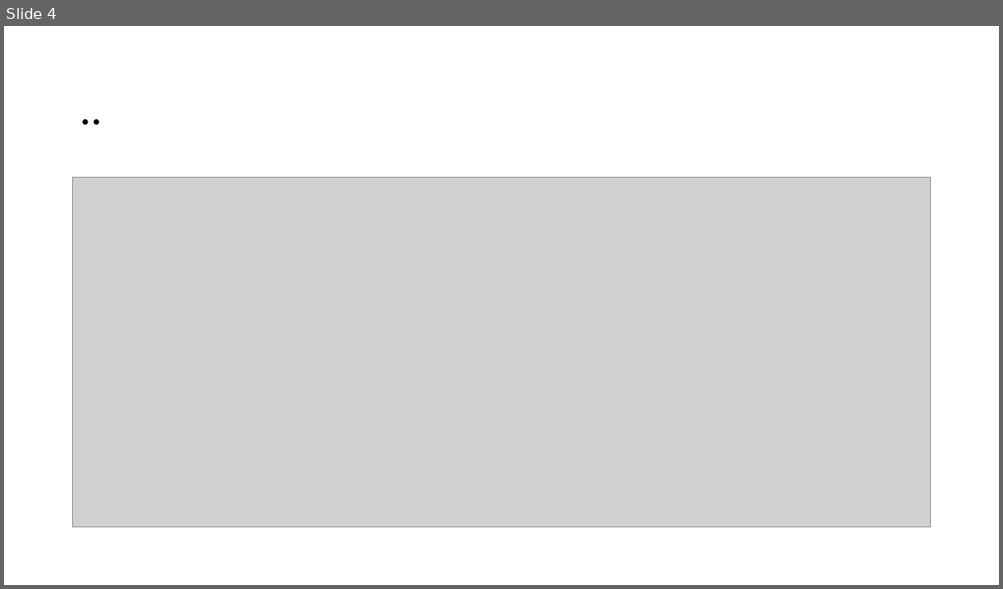
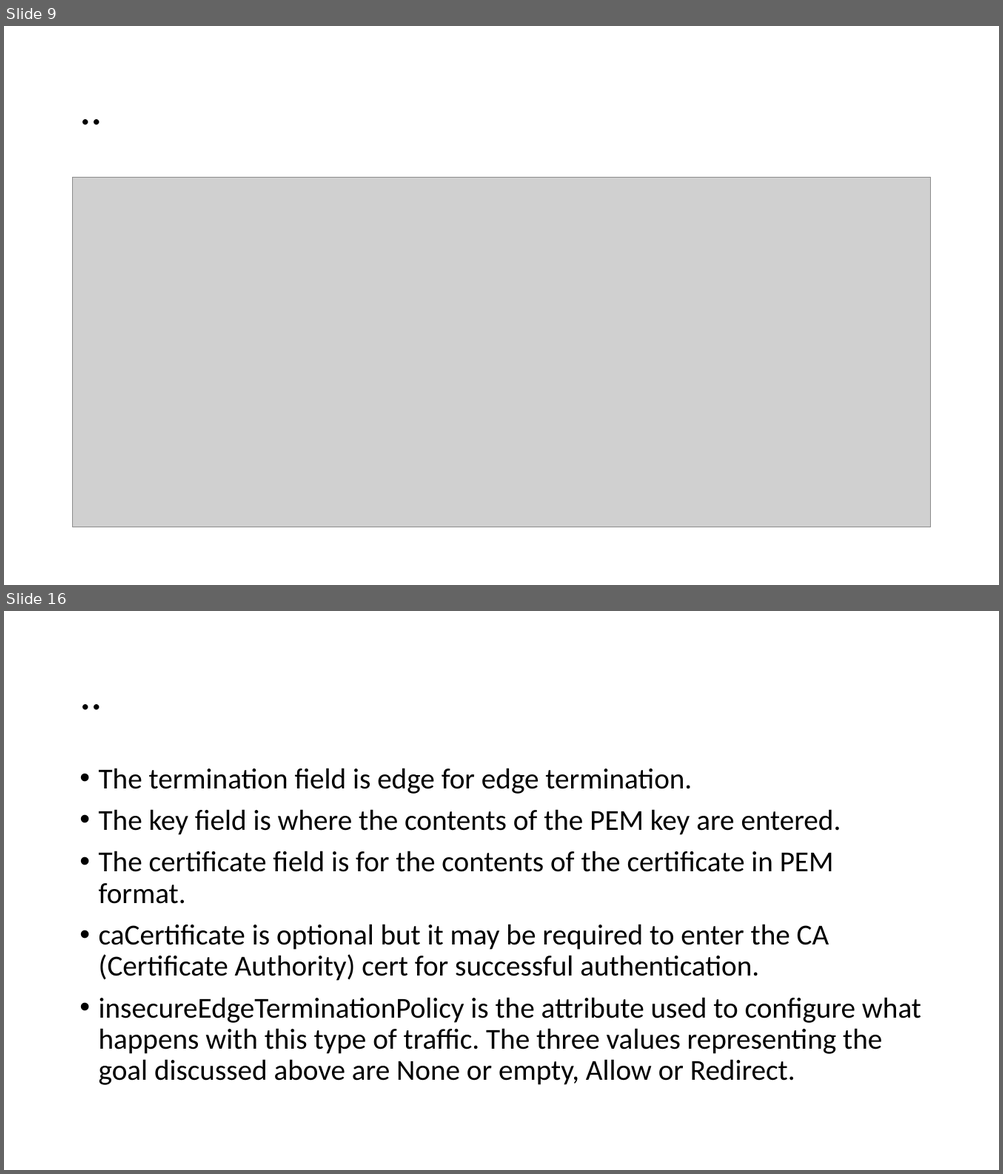
Before and after one commit to amitopenwriteup/okd, a slide deck: Routes.pptx. Shown one above the other, each under a label of ours: slide 4 before the commit, slides 9 and 16 after it; the slides between them are not shown. The pictures are 1003x589 and 1003x1174 pixels, drawn with LibreOffice and Linux fonts; fonts in the diff are those of the drawing; grey boxes stand for pictures. Boxes give left, top, right and bottom in pixels: in the first picture for what was removed or moved away, otherwise in the second. Text is boxed around its words. In the diff, an @@ line names an element or a change of style, - is before the commit and + after.

```diff
--- a/Routes.pptx
+++ b/Routes.pptx
@@ slide 16 added at (x1=4, y1=611, x2=999, y2=1170), background #FFFFFF @@
@@ title added at (x1=73, y1=641, x2=930, y2=749), 44 pt, text #000000 @@
+..
@@ text added at (x1=99, y1=768, x2=921, y2=1085), 28 pt, text #000000 @@
+• The termination field is edge for edge termination.
+• The key field is where the contents of the PEM key are entered.
+• The certificate field is for the contents of the certificate in PEM format.
+• caCertificate is optional but it may be required to enter the CA (Certificate Authority) cert for successful authentication.
+• insecureEdgeTerminationPolicy is the attribute used to configure what happens with this type of traffic. The three values representing the goal discussed above are None or empty, Allow or Redirect.
@@ what was slide 4 is now slide 9 @@
```
Also in this commit, not shown: 2 slides changed, 17 other slides added, 2 slides removed.
